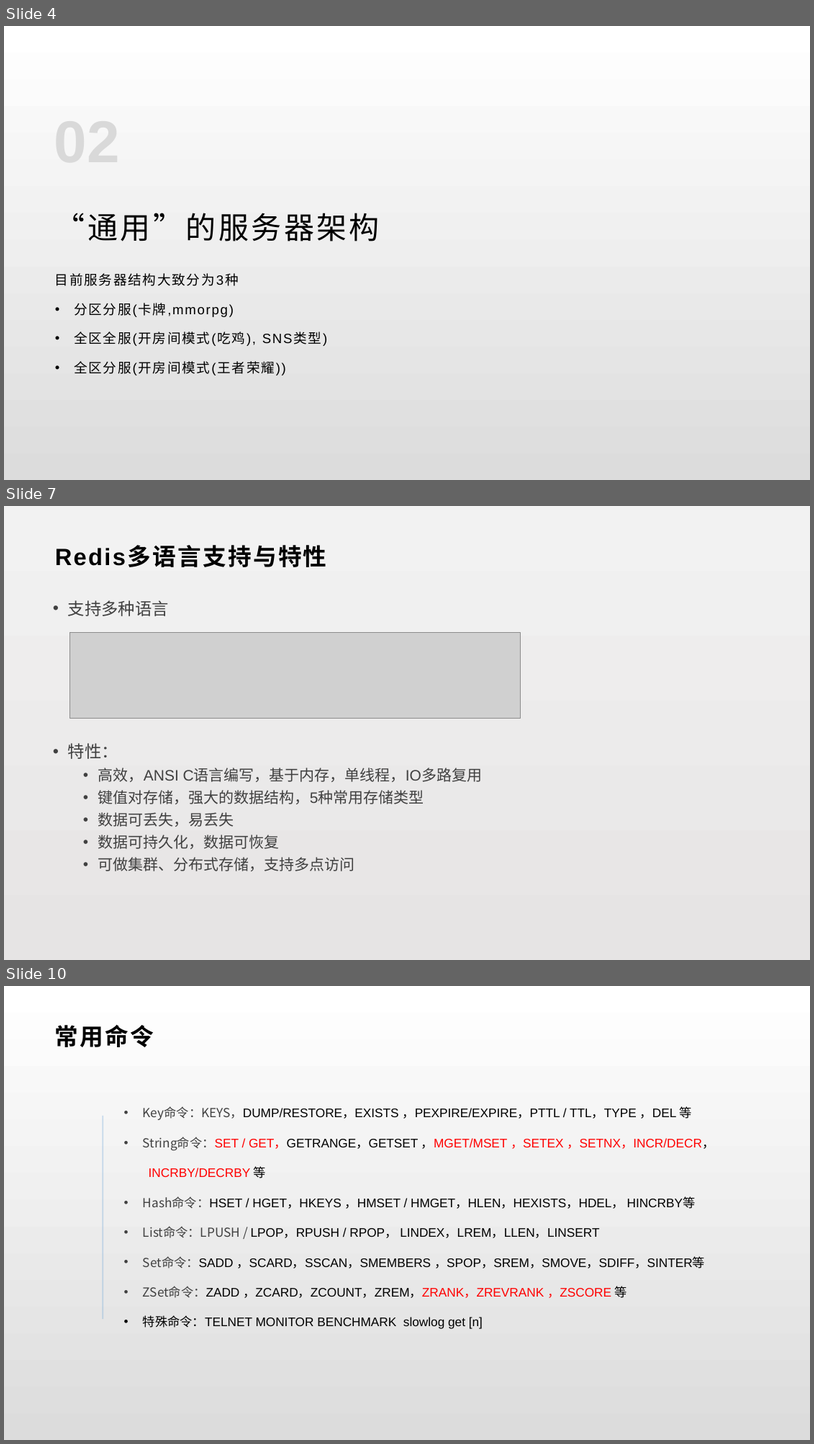
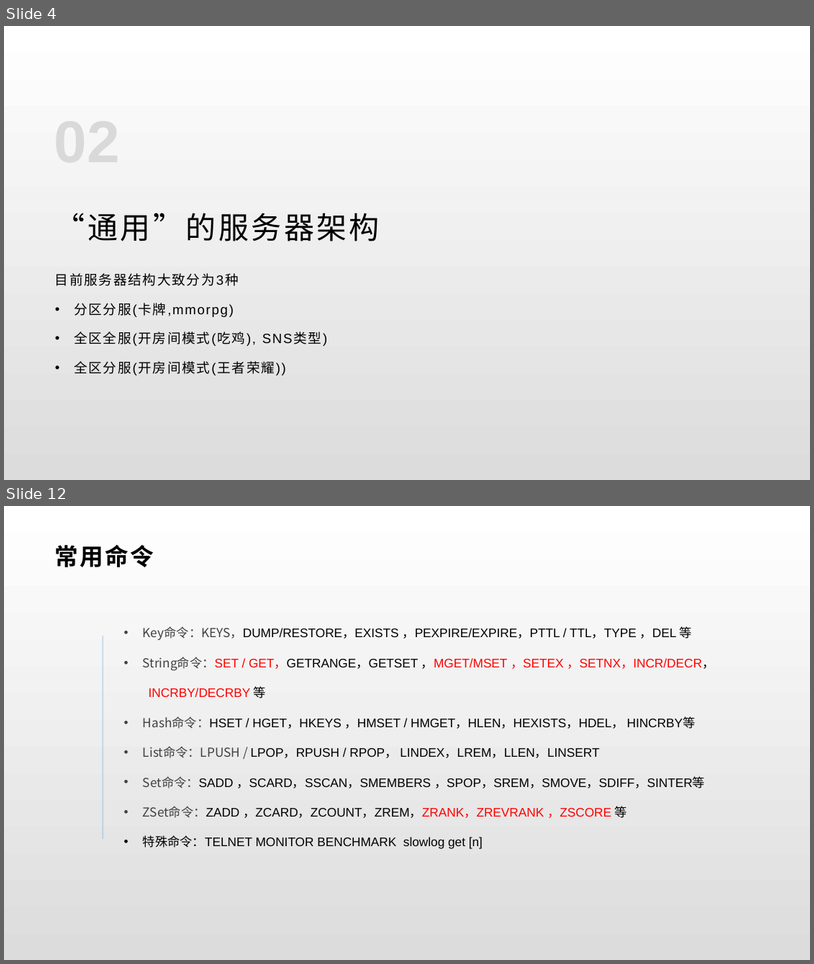
Before and after one commit to lori227/KFrame, a slide deck: _doc/KFrame.pptx. Shown one above the other, each under a label of ours: slides 4, 7 and 10 before the commit, slides 4 and 12 after it; the slides between them are not shown. The pictures are 814x1444 and 814x964 pixels, drawn with LibreOffice and Linux fonts; fonts in the diff are those of the drawing; grey boxes stand for pictures. Boxes give left, top, right and bottom in pixels: in the first picture for what was removed or moved away, otherwise in the second. Text is boxed around its words. In the diff, an @@ line names an element or a change of style, - is before the commit and + after.

```diff
--- a/_doc/KFrame.pptx
+++ b/_doc/KFrame.pptx
@@ slide 7 removed at (x1=4, y1=506, x2=810, y2=960), background gradient #F2F2F2 to #E6E4E4 @@
@@ text removed at (x1=55, y1=546, x2=327, y2=567) @@
-Redis多语言支持与特性
@@ text removed at (x1=68, y1=600, x2=482, y2=871) @@
-• 支持多种语言
-• 特性：
-  • 高效，ANSI C语言编写，基于内存，单线程，IO多路复用
-  • 键值对存储，强大的数据结构，5种常用存储类型
-  • 数据可丢失，易丢失
-  • 数据可持久化，数据可恢复
-  • 可做集群、分布式存储，支持多点访问
@@ picture removed at (x1=70, y1=633, x2=521, y2=718) @@
@@ what was slide 10 is now slide 12 @@
```
Also in this commit, not shown: 1 slide changed, 5 slides added, 2 other slides removed.
